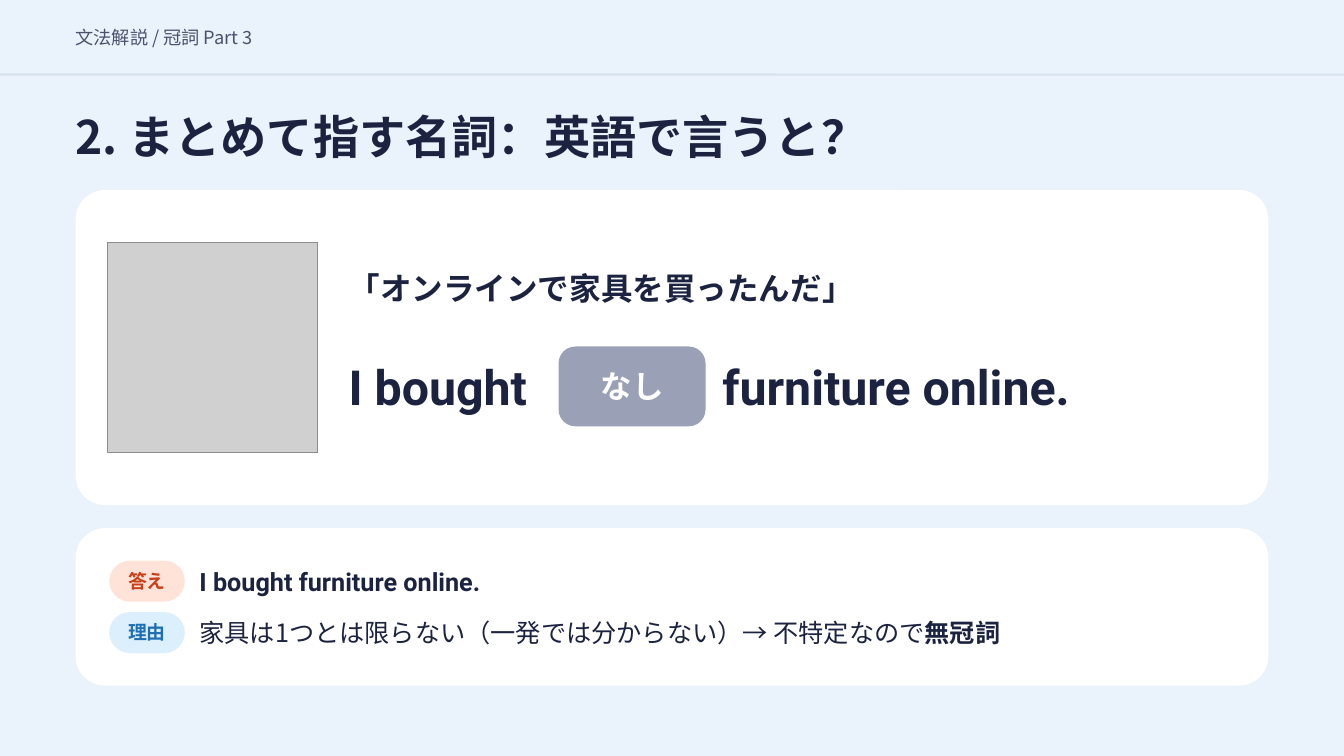
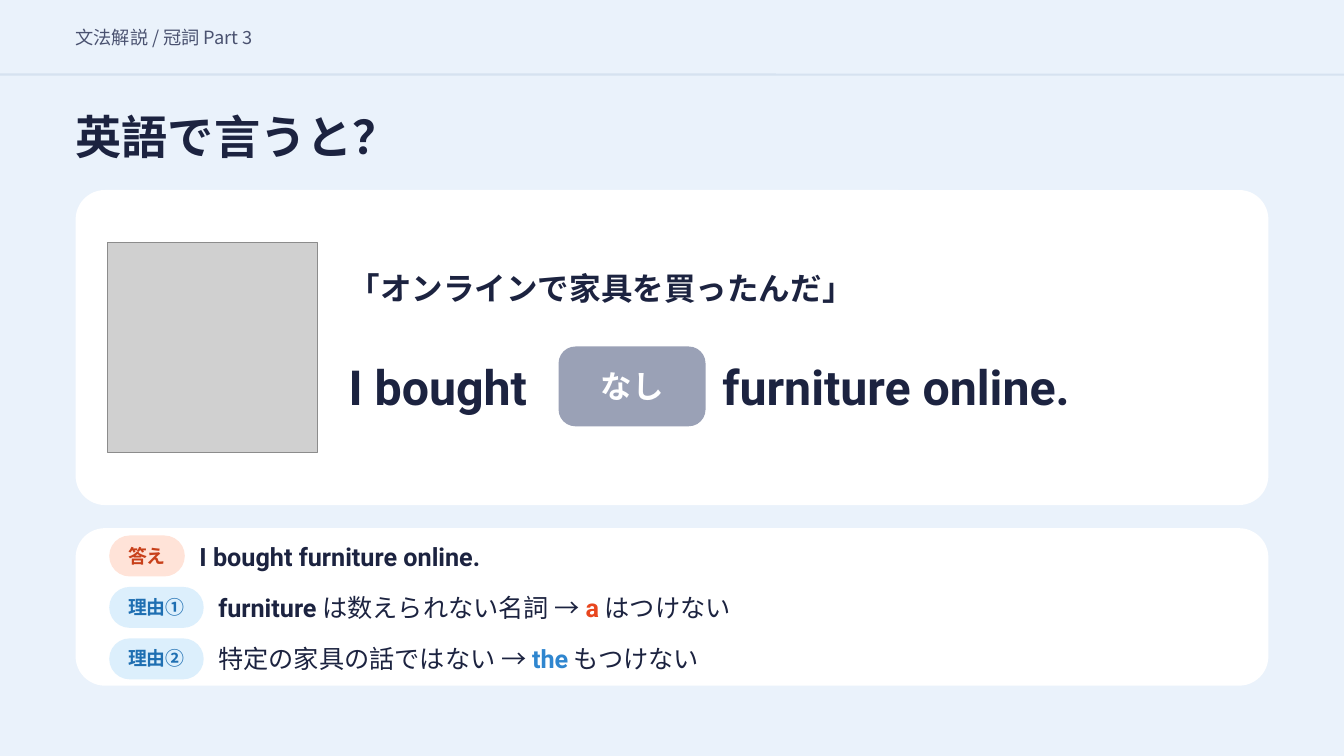
Before and after one commit to hinakajisaki-dev/hina-english, a slide deck: slide 9 of matome/articles-3/articles-3-slides.pptx (slide 7 before the commit). Drawn at 1344x756 pixels with LibreOffice and Linux fonts; fonts in the diff are those of the drawing; grey boxes stand for pictures. Boxes give left, top, right and bottom in pixels: in the first picture for what was removed or moved away, otherwise in the second. Text is boxed around its words. In the diff, an @@ line names an element or a change of style, - is before the commit and + after.

```diff
--- a/matome/articles-3/articles-3-slides.pptx
+++ b/matome/articles-3/articles-3-slides.pptx
@@ text at box(76, 114, 399, 158): text changed @@
-2. まとめて指す名詞：英語で言うと？
+英語で言うと？
@@ 2 texts, 1 rounded rectangle: place and size @@
-2 texts, 1 rounded rectangle at box(109, 561, 480, 602)
+2 texts, 1 rounded rectangle at box(109, 535, 480, 577)
@@ rounded rectangle: place and size @@
-rounded rectangle at box(109, 612, 185, 653)
+rounded rectangle at box(109, 587, 204, 628)
@@ text at box(128, 598, 184, 616): text changed @@
-理由
+理由①
@@ text at box(218, 595, 731, 619): text changed @@
-家具は1つとは限らない（一発では分からない）→ 不特定なので無冠詞
+furniture は数えられない名詞 → a はつけない
@@ rounded rectangle added at box(109, 638, 204, 680), fill #DCEFFC @@
@@ text added at box(128, 649, 184, 667), 13.5 pt, text #1F6FB2, bold @@
+理由②
@@ text added at box(218, 646, 699, 670), 18 pt, text #1C2340 @@
+特定の家具の話ではない → the もつけない
```
Also in this commit, not shown: 5 other slides changed, 5 slides added, 24 other files.
